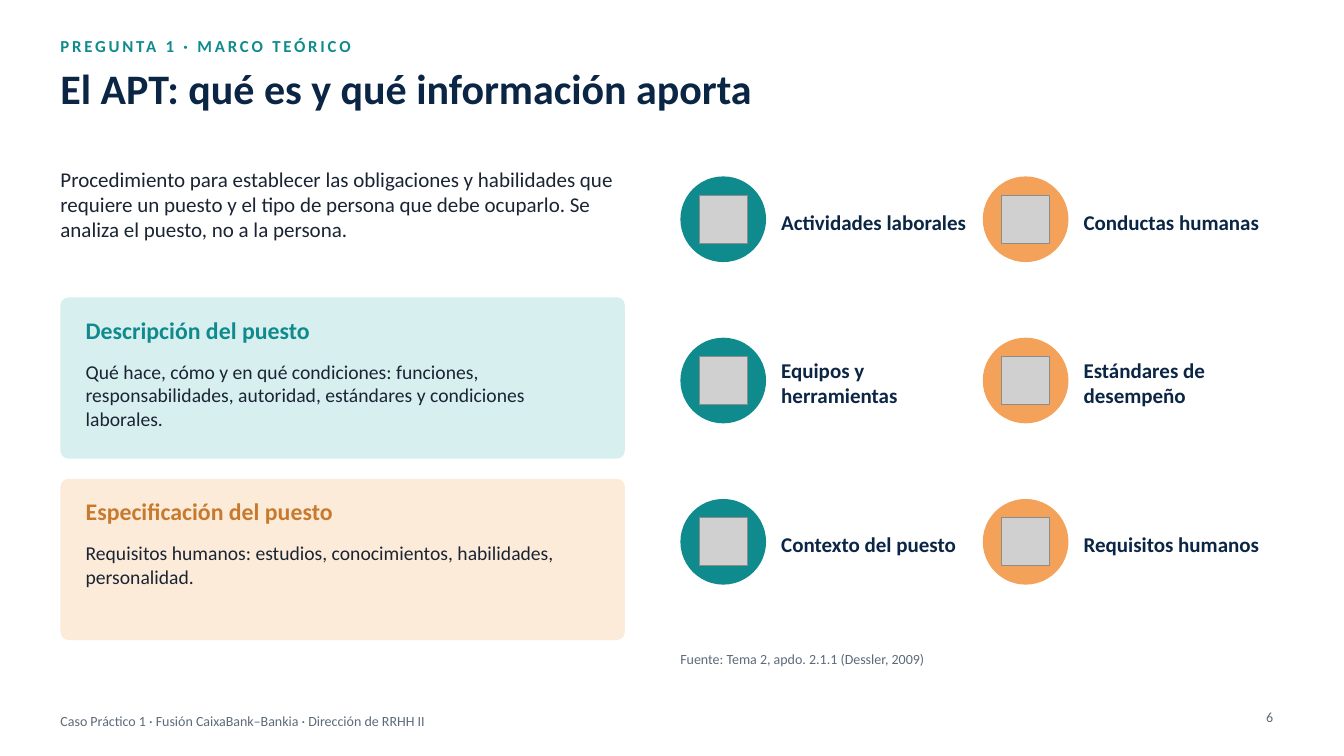
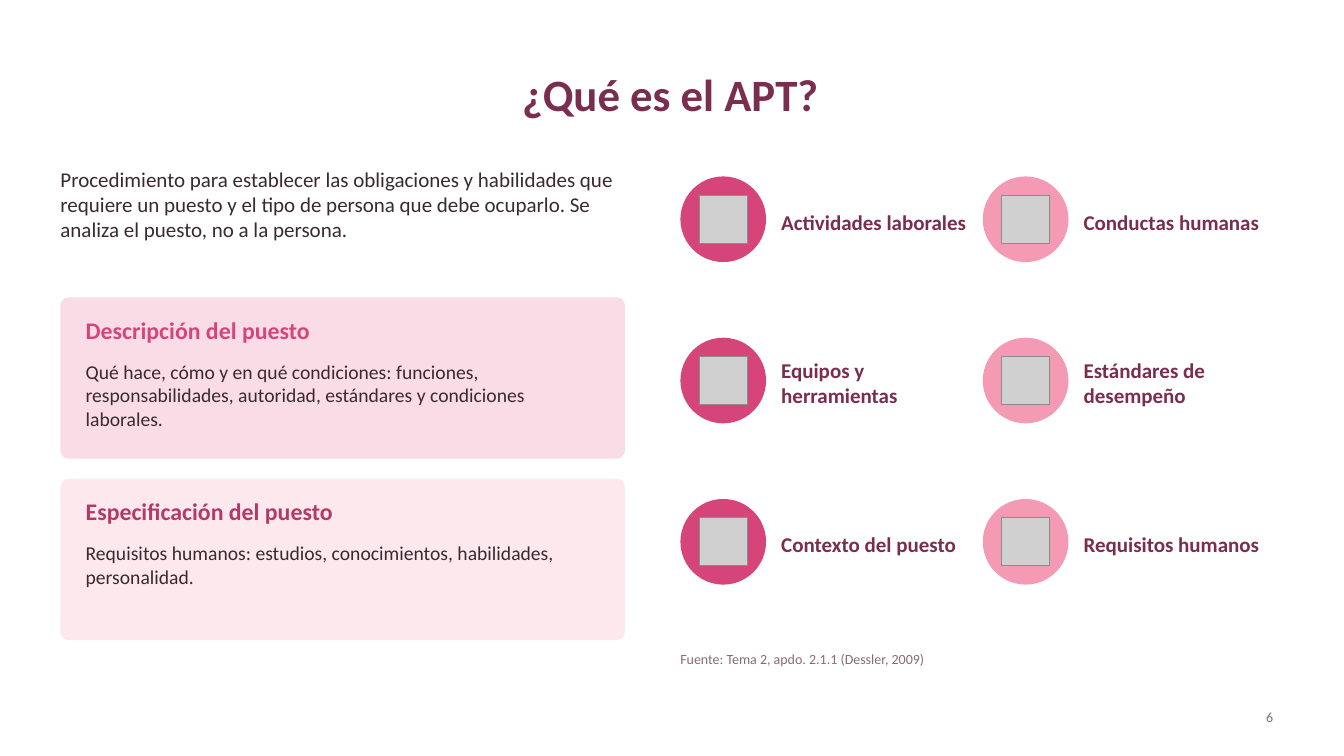
Before and after one commit to germancoortes/Ascensor, a slide deck: slide 6 of caso_caixabank_bankia/Presentacion_Fusion_CaixaBank_Bankia.pptx. Drawn at 1344x756 pixels with LibreOffice and Linux fonts; fonts in the diff are those of the drawing; grey boxes stand for pictures. Boxes give left, top, right and bottom in pixels: in the first picture for what was removed or moved away, otherwise in the second. Text is boxed around its words. In the diff, an @@ line names an element or a change of style, - is before the commit and + after.

```diff
--- a/caso_caixabank_bankia/Presentacion_Fusion_CaixaBank_Bankia.pptx
+++ b/caso_caixabank_bankia/Presentacion_Fusion_CaixaBank_Bankia.pptx
@@ title "¿Qué es el APT?" at [522, 79, 818, 119]: vertical alignment top to middle @@
@@ text removed at [166, 41, 174, 52] @@
-PREGUNTA 1 · MARCO TEÓRICO
@@ title at [522, 79, 818, 119]: text changed; size 30 to 32 pt; text colour #0B2545 to #7B2D4F @@
-El APT: qué es y qué información aporta
+¿Qué es el APT?
@@ rounded rectangle at [60, 297, 625, 459]: fill #D7EFEF to #FADCE6 @@
@@ text "Descripción del puesto" at [86, 322, 310, 343]: text colour #0F8B8D to #D6457A @@
@@ rounded rectangle at [60, 479, 625, 640]: fill #FDEBD9 to #FDE8EE @@
@@ text "Especificación del puesto" at [86, 503, 333, 524]: text colour #C77A2E to #B23A66 @@
@@ fill #0F8B8D to #D6457A in 3 elements at [681, 176, 766, 262], [681, 338, 766, 423], [681, 499, 766, 585] @@
@@ fill #F4A259 to #F59AB5 in 3 elements at [983, 176, 1069, 262], [983, 338, 1069, 423], [983, 499, 1069, 585] @@
@@ text colour #0B2545 to #7B2D4F in 6 elements at [781, 215, 966, 230], [1084, 215, 1259, 230], [781, 363, 897, 403], [1084, 363, 1205, 407], [781, 537, 956, 556], [1084, 537, 1259, 556] @@
@@ text colour #1B2433 to #3A2A30 in 3 elements at [60, 172, 612, 241], [86, 365, 524, 426], [86, 546, 553, 587] @@
@@ text "Fuente: Tema 2, apdo. 2.1.1 ..." at [680, 654, 925, 666]: text colour #5C6B7A to #8A6B77 @@
@@ text removed at [60, 716, 425, 726] @@
-Caso Práctico 1 · Fusión CaixaBank–Bankia · Dirección de RRHH II
@@ page number at [1266, 712, 1273, 722]: text colour #5C6B7A to #8A6B77 @@
```
Also in this commit, not shown: 20 other slides changed, 1 slide added, 2 slides removed, 6 other files.
